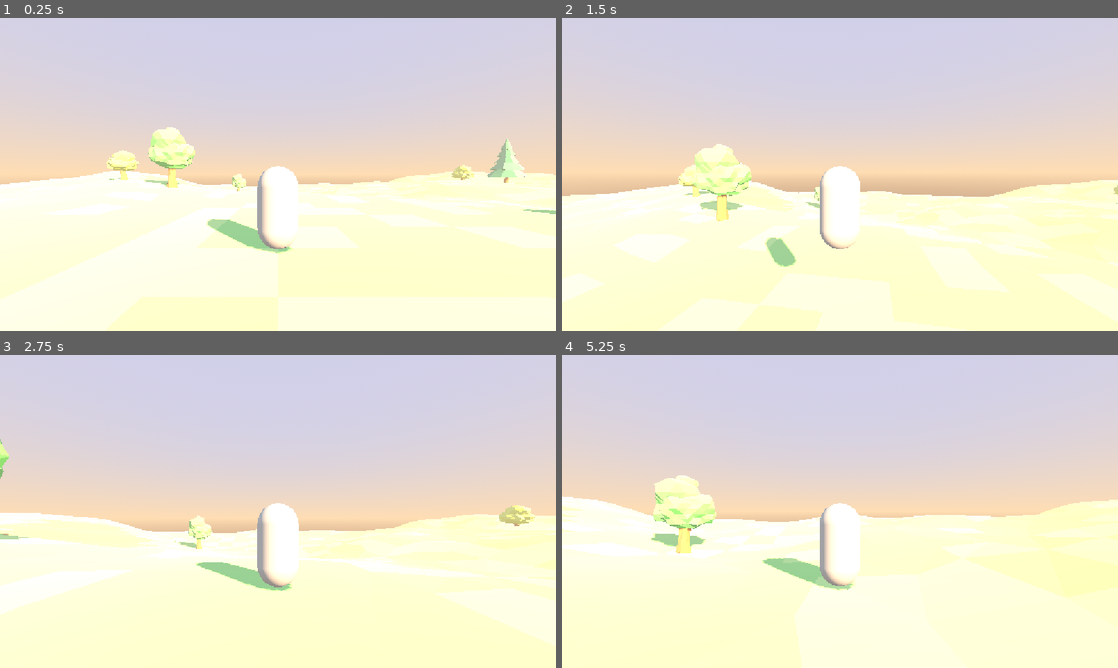
Above: before the commit, frames 1-4 (two rows, left to right).
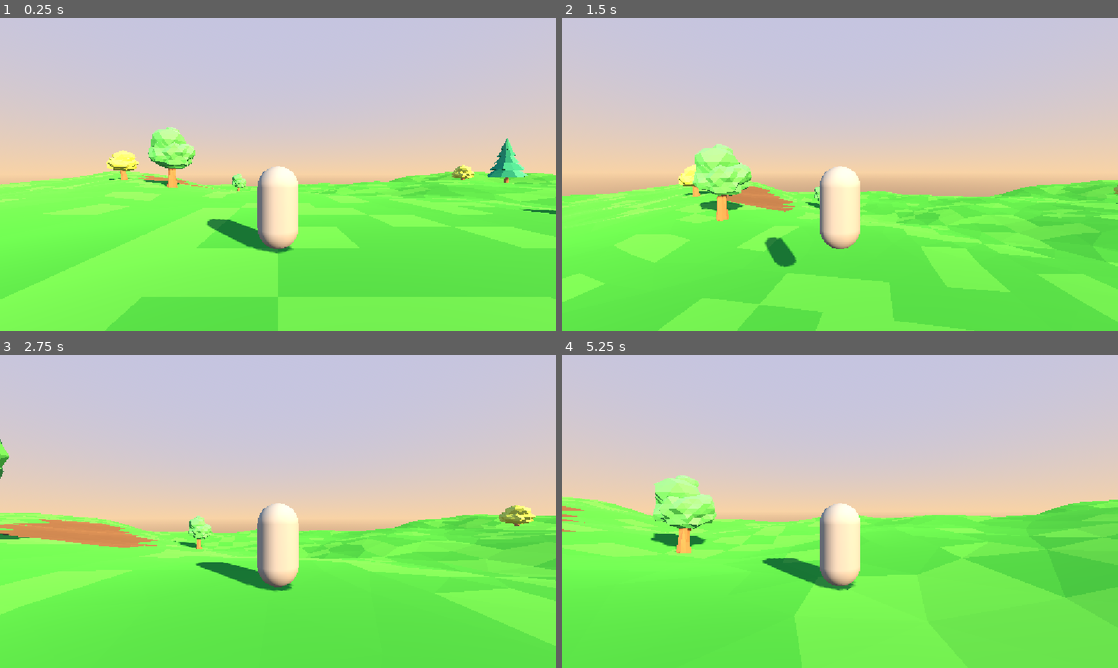
Above: after the commit, the same moments.

Repository: Aftra1/rpg-3d
Game: Godot game, scene res://main.tscn
Two runs of this game, one before a commit and one after it. Both use one fixed random seed, a clock stepped at 60 frames per second and the inputs below.
Inputs (mouse positions are in pixels of both pictures, inside the frame that each line leads up to):
- Up to frame 1 (0.25 s): no input
- Up to frame 2 (1.5 s): tap Enter at 0.5 s; move the mouse to (867, 174) at 0.52 s; hold Z (move_forward) from 0.53 s (still down); tap Space (jump) at 0.77 s; move the mouse to (812, 174) at 1.27 s
- Up to frame 3 (2.75 s): keep holding Z (move_forward); tap Space (jump) at 1.52 s; move the mouse to (289, 505) at 2.02 s
- Up to frame 4 (5.25 s): keep holding Z (move_forward); move the mouse to (834, 517) at 2.77 s; tap Space (jump) at 3.02, 3.77, 4.52 s; move the mouse to (878, 514) at 3.52 s; move the mouse to (795, 508) at 4.27 s; move the mouse to (845, 511) at 5.02 s

The runs differ from the first frame. In frame 1, 51% of the frame differs, in the area x 0-100%, y 34-100%; in frame 2, 47%; in frame 3, 47%; in frame 4, 51%, in the area x 0-100%, y 38-100%.

Commit message:
Rendu du sol : contraste et couleurs
Co-Authored-By: Claude Sonnet 5.5 <noreply@anthropic.com>

Diff:
--- a/main.tscn
+++ b/main.tscn
@@ -43,10 +43,16 @@
 ambient_light_source = 3
 ambient_light_color = Color(1, 1, 1, 1)
 ambient_light_sky_contribution = 0.5
+ambient_light_energy = 0.45
 tonemap_mode = 3
+tonemap_exposure = 0.85
 fog_enabled = true
 fog_light_color = Color(0.9, 0.72, 0.58, 1)
-fog_density = 0.006
+fog_mode = 1
+fog_density = 0.4
+fog_depth_curve = 1.5
+fog_depth_begin = 45.0
+fog_depth_end = 160.0
 fog_sky_affect = 0.4
 
 [node name="Main" type="Node3D"]
Binary file changed: assets/models/terrain_01.glb
Not shown, changed: assets/blender/terrain_01.blend
